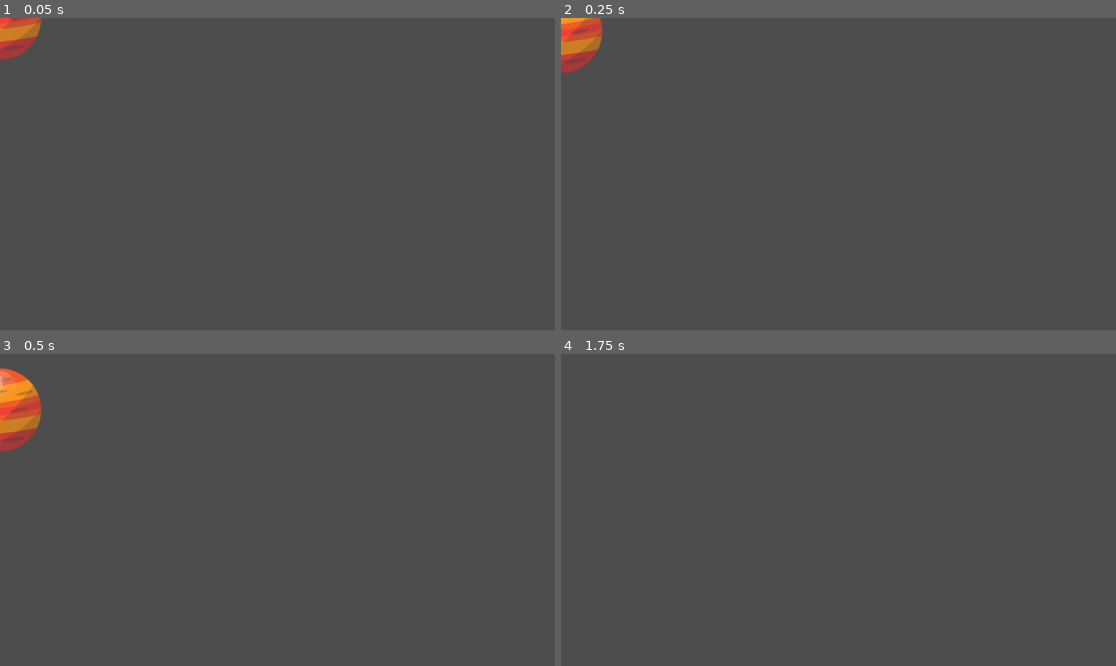
Above: before the commit, frames 1-4 (two rows, left to right).
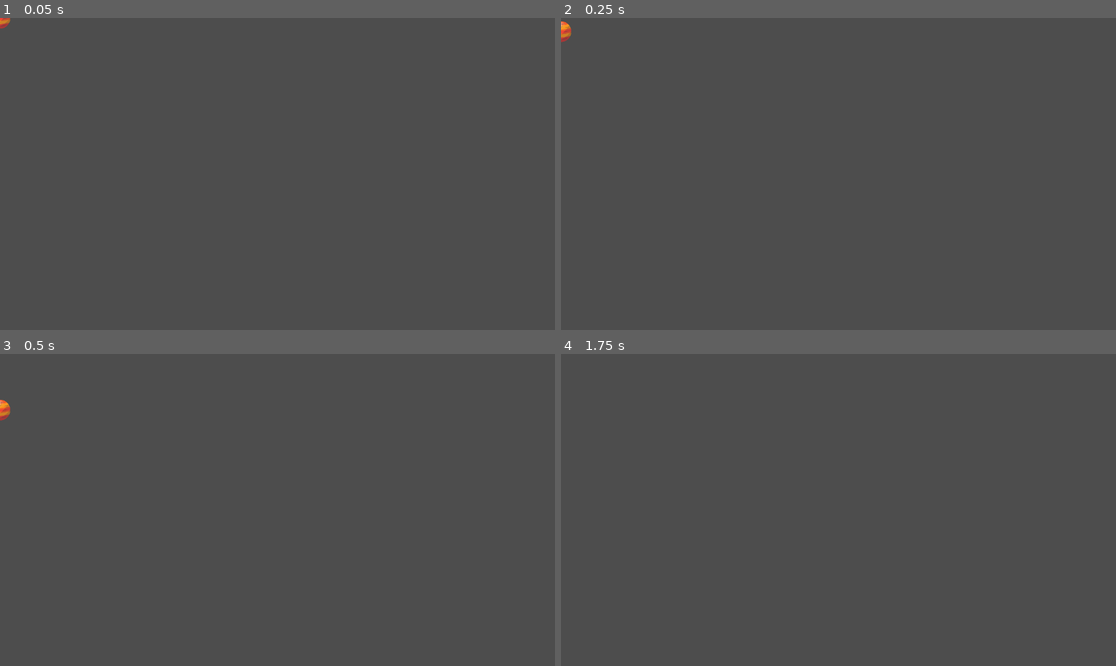
Above: after the commit, the same moments.

Repository: NguyenDucThuan2209/rocket_launch
Game: Godot game, scene res://scenes/planet_1.tscn
Same seed, same stepped clock (60 frames per second), same inputs: the game is played once before the commit and once after it. The project has no main scene, so this scene is started directly.
Inputs:
- Up to frame 1 (0.05 s): no input
- Up to frame 2 (0.25 s): no input
- Up to frame 3 (0.5 s): no input
- Up to frame 4 (1.75 s): no input

The runs differ from the first frame. In frame 1, 0.8% of the frame differs, in the area x 0-8%, y 0-14%; in frame 2, 1.1%; in frame 3, 1.6%, in the area x 0-8%, y 4-32%; in frame 4, nothing differs.

Commit message:
Update player and planets size

Diff:
--- a/scenes/planet_1.tscn
+++ b/scenes/planet_1.tscn
@@ -3,11 +3,12 @@
 [ext_resource type="Texture2D" uid="uid://b2ql837ayp2mb" path="res://art/sprites/planet_1.png" id="1_6r0f1"]
 
 [sub_resource type="CircleShape2D" id="CircleShape2D_bof2y"]
-radius = 85.0
+radius = 22.0
 
 [node name="Planet_1" type="RigidBody2D"]
 
 [node name="Sprite2D" type="Sprite2D" parent="."]
+scale = Vector2(0.25, 0.25)
 texture = ExtResource("1_6r0f1")
 
 [node name="CollisionShape2D" type="CollisionShape2D" parent="."]
--- a/scenes/planet_2.tscn
+++ b/scenes/planet_2.tscn
@@ -3,11 +3,12 @@
 [ext_resource type="Texture2D" uid="uid://dcjts68o17nd2" path="res://art/sprites/planet_2.png" id="1_hlswr"]
 
 [sub_resource type="CircleShape2D" id="CircleShape2D_6frpe"]
-radius = 102.0
+radius = 26.0
 
 [node name="Planet_2" type="RigidBody2D"]
 
 [node name="Sprite2D" type="Sprite2D" parent="."]
+scale = Vector2(0.25, 0.25)
 texture = ExtResource("1_hlswr")
 
 [node name="CollisionShape2D" type="CollisionShape2D" parent="."]
--- a/scenes/planet_3.tscn
+++ b/scenes/planet_3.tscn
@@ -3,11 +3,12 @@
 [ext_resource type="Texture2D" uid="uid://bqycv7kgk7rfe" path="res://art/sprites/planet_3.png" id="1_etoqk"]
 
 [sub_resource type="CircleShape2D" id="CircleShape2D_d8d41"]
-radius = 116.0
+radius = 30.0
 
 [node name="Planet_3" type="RigidBody2D"]
 
 [node name="Sprite2D" type="Sprite2D" parent="."]
+scale = Vector2(0.25, 0.25)
 texture = ExtResource("1_etoqk")
 
 [node name="CollisionShape2D" type="CollisionShape2D" parent="."]
--- a/scenes/planet_5.tscn
+++ b/scenes/planet_5.tscn
@@ -3,11 +3,12 @@
 [ext_resource type="Texture2D" uid="uid://bmn0412nom3gw" path="res://art/sprites/planet_5.png" id="1_mu0dq"]
 
 [sub_resource type="CircleShape2D" id="CircleShape2D_fi7n6"]
-radius = 140.0
+radius = 35.0
 
 [node name="Planet_5" type="RigidBody2D"]
 
 [node name="Sprite2D" type="Sprite2D" parent="."]
+scale = Vector2(0.25, 0.25)
 texture = ExtResource("1_mu0dq")
 
 [node name="CollisionShape2D" type="CollisionShape2D" parent="."]
--- a/scenes/planet_6.tscn
+++ b/scenes/planet_6.tscn
@@ -3,11 +3,12 @@
 [ext_resource type="Texture2D" uid="uid://cw0y1exq1qcqx" path="res://art/sprites/planet_6.png" id="1_kar3g"]
 
 [sub_resource type="CircleShape2D" id="CircleShape2D_21tk6"]
-radius = 156.0
+radius = 40.0
 
 [node name="Planet_6" type="RigidBody2D"]
 
 [node name="Sprite2D" type="Sprite2D" parent="."]
+scale = Vector2(0.25, 0.25)
 texture = ExtResource("1_kar3g")
 
 [node name="CollisionShape2D" type="CollisionShape2D" parent="."]
--- a/scenes/planet_7.tscn
+++ b/scenes/planet_7.tscn
@@ -3,11 +3,12 @@
 [ext_resource type="Texture2D" uid="uid://dii25ksej1lv6" path="res://art/sprites/planet_7.png" id="1_8dyvr"]
 
 [sub_resource type="CircleShape2D" id="CircleShape2D_e1puj"]
-radius = 182.0
+radius = 45.0
 
 [node name="Planet_7" type="RigidBody2D"]
 
 [node name="Sprite2D" type="Sprite2D" parent="."]
+scale = Vector2(0.25, 0.25)
 texture = ExtResource("1_8dyvr")
 
 [node name="CollisionShape2D" type="CollisionShape2D" parent="."]
--- a/scenes/planet_8.tscn
+++ b/scenes/planet_8.tscn
@@ -3,11 +3,12 @@
 [ext_resource type="Texture2D" uid="uid://b8cca1uyns0ip" path="res://art/sprites/planet_8.png" id="1_yh7mr"]
 
 [sub_resource type="CircleShape2D" id="CircleShape2D_q78n1"]
-radius = 185.0
+radius = 46.25
 
 [node name="Planet_8" type="RigidBody2D"]
 
 [node name="Sprite2D" type="Sprite2D" parent="."]
+scale = Vector2(0.25, 0.25)
 texture = ExtResource("1_yh7mr")
 
 [node name="CollisionShape2D" type="CollisionShape2D" parent="."]
--- a/scenes/player.tscn
+++ b/scenes/player.tscn
@@ -1,11 +1,10 @@
 [gd_scene load_steps=4 format=3 uid="uid://du2uraa75kkbb"]
 
-[ext_resource type="Texture2D" uid="uid://c767mvdgxfpbm" path="res://art/sprites/player.png" id="1_3vyb7"]
+[ext_resource type="Texture2D" uid="uid://logx6g0lgre7" path="res://art/sprites/player.png" id="1_3vyb7"]
 [ext_resource type="Script" uid="uid://bol3iq7smbufp" path="res://scripts/player.gd" id="1_g2els"]
 
-[sub_resource type="CapsuleShape2D" id="CapsuleShape2D_3vyb7"]
-radius = 50.0
-height = 180.0
+[sub_resource type="RectangleShape2D" id="RectangleShape2D_g2els"]
+size = Vector2(25, 50)
 
 [node name="Player" type="CharacterBody2D"]
 script = ExtResource("1_g2els")
@@ -13,9 +12,10 @@
 [node name="Pivot" type="Node2D" parent="."]
 
 [node name="Sprite2D" type="Sprite2D" parent="Pivot"]
-position = Vector2(0, -95)
+position = Vector2(0, -25)
+scale = Vector2(0.25, 0.25)
 texture = ExtResource("1_3vyb7")
 
 [node name="CollisionShape2D" type="CollisionShape2D" parent="."]
-position = Vector2(0, -90)
-shape = SubResource("CapsuleShape2D_3vyb7")
+position = Vector2(0, -25)
+shape = SubResource("RectangleShape2D_g2els")
--- a/scripts/player.gd
+++ b/scripts/player.gd
@@ -1 +1,20 @@
 extends CharacterBody2D
+
+# Constants
+@export var JUMP_FORCE = -250.0
+@export var MAX_FALL_SPEED = 200.0
+
+# Velocity
+var target_velocity: Vector2 = Vector2.ZERO
+
+func _physics_process(delta):
+	if is_on_floor():
+		if Input.is_action_just_pressed("jump"):
+			target_velocity.y = JUMP_FORCE
+			print("JUMP!")
+	else:
+		target_velocity.y = target_velocity.y + (MAX_FALL_SPEED * delta)
+
+	# Move the body
+	velocity = target_velocity
+	move_and_slide()
Binary file changed: art/sprites/player.png
Not shown, changed: art/sprites/player.png.import
